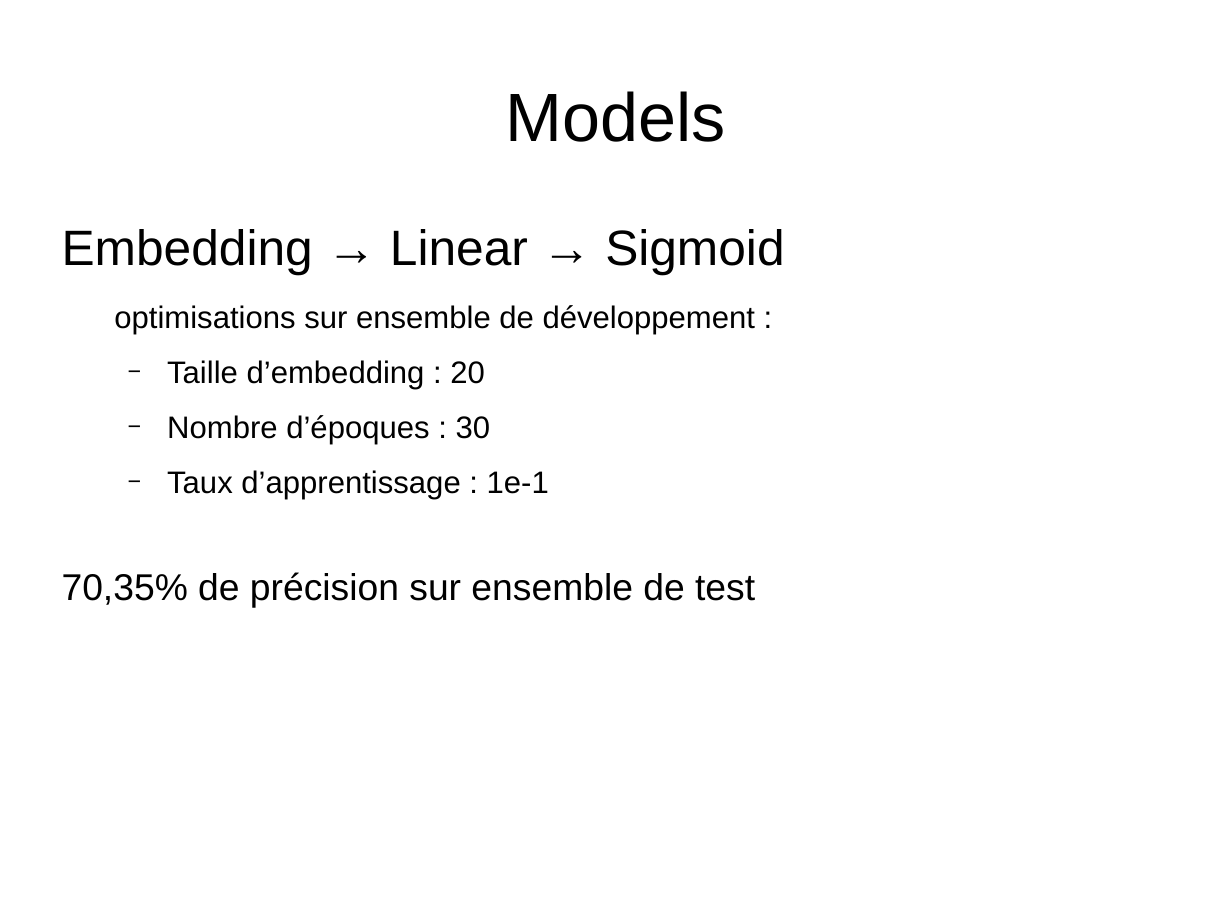
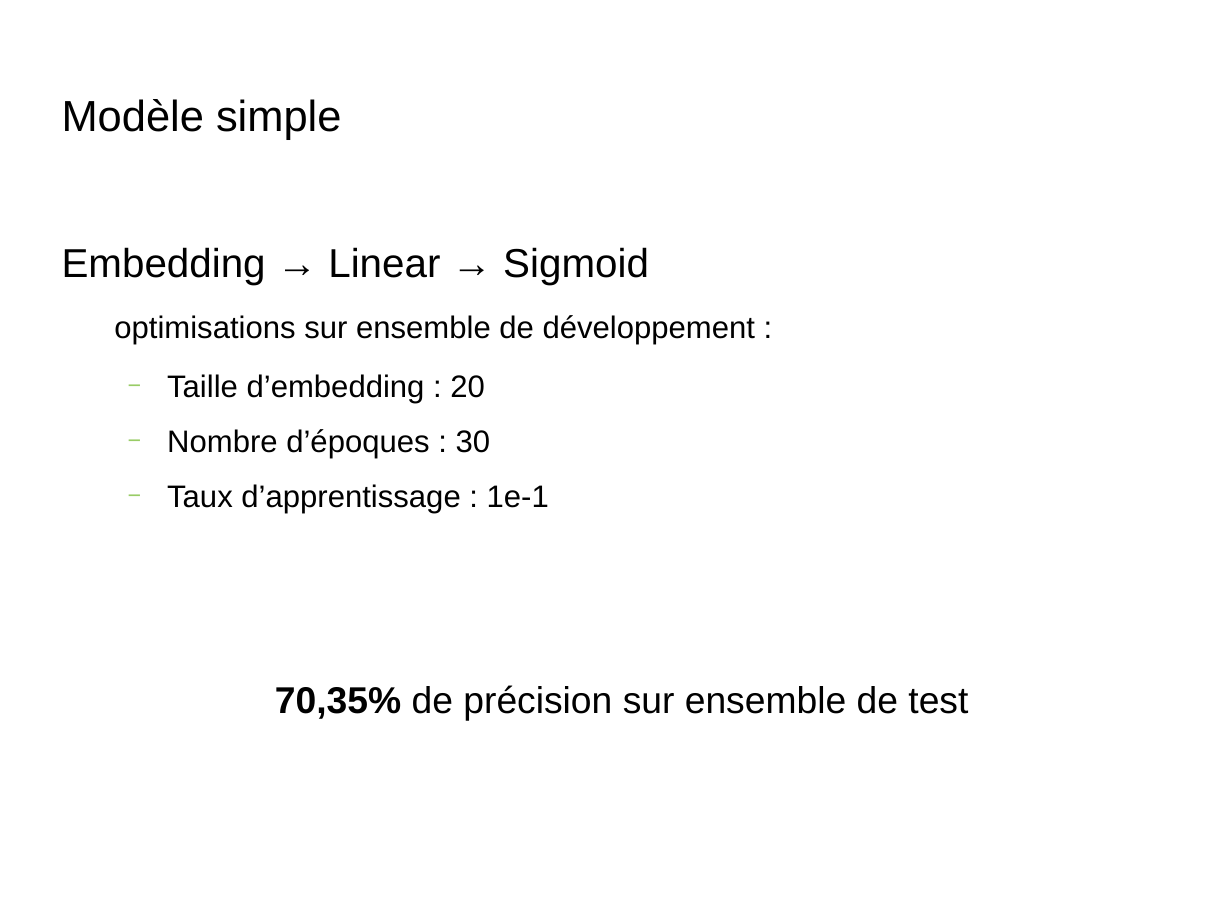
Before and after one commit to Ipsedo/TER_modele_neuronaux, a slide deck: slide 6 of presentation.odp (slide 2 before the commit). Drawn at 1232x924 pixels with LibreOffice and Linux fonts; fonts in the diff are those of the drawing; background and template pictures are left out. Boxes give left, top, right and bottom in pixels: in the first picture for what was removed or moved away, otherwise in the second. Text is boxed around its words. In the diff, an @@ line names an element or a change of style, - is before the commit and + after.

```diff
--- a/presentation.odp
+++ b/presentation.odp
@@ title added at [62,99,341,140], 28 pt, text #000000 @@
+Modèle simple
@@ title removed at [506,91,726,142] @@
-Models
@@ text "Embedding → Linear → Sigmoid": place and size @@
-text "Embedding → Linear → Sigmoid" at [62,229,784,499]
+text "Embedding → Linear → Sigmoid" at [62,247,755,513]
@@ text "Embedding → Linear → Sigmoid" at [62,247,755,513]: size 32 to 26 pt in "Embedding → Linear → Sigmoid"; bullet colour #000000 to #99CC66 @@
@@ text "70,35% de précision sur ensemble ...": place and size @@
-text "70,35% de précision sur ensemble ..." at [62,572,755,607]
+text "70,35% de précision sur ensemble ..." at [275,685,968,721]
@@ text "70,35% de précision sur ensemble ..." at [275,685,968,721]: bold on in "70,35%"; less space between paragraphs @@
```
Also in this commit, not shown: 3 other slides changed, 5 slides added.
